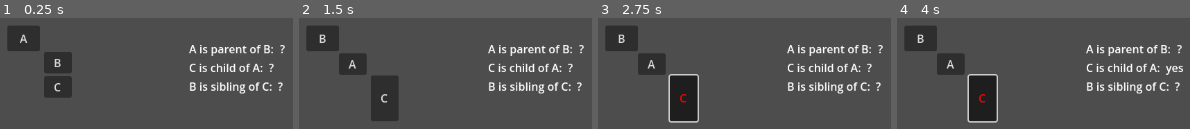
Above: before the commit, frames 1-4 (left to right).
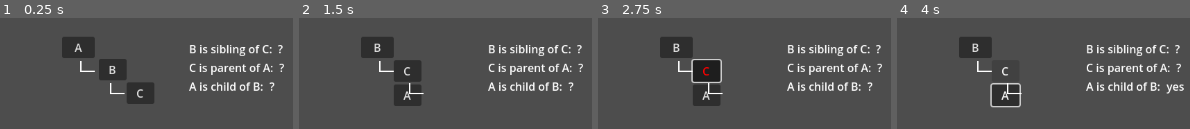
Above: after the commit, the same moments.

Repository: rvbatt/rule-based-godot
Game: Godot game, scene res://test_scenes/hierarchy_and_wildcard/hierarchy_test.tscn
The game is run twice, just before and just after one commit, with the same random seed, the same clock (stepped at 60 frames per second) and the same inputs. The project has no main scene, so this scene is started directly.
Inputs:
- Up to frame 1 (0.25 s): no input
- Up to frame 2 (1.5 s): click "A" at 0.5 s; click "B" at 1.25 s
- Up to frame 3 (2.75 s): click "C" at 2 s
- Up to frame 4 (4 s): tap Enter at 2.75 s; hold Right (ui_right) 2.78-3.53 s; hold T (test_rule_based_system) 2.78-3.53 s; tap Space at 3.5 s; hold Down (ui_down) from 3.53 s (still down); tap T (test_rule_based_system) at 3.6 s

The runs differ from the first frame. In frame 1, 15% of the frame differs, in the area x 2-98%, y 7-78%; in frame 2, 16%; in frame 3, 17%, in the area x 2-98%, y 7-95%; in frame 4, 16%.

Commit message:
Improve Hierarchy test case
Now there is no configuration that satisfies all rules at the same time

Signed-off-by: Rodrigo Volpe Battistin <rv.battistin@usp.br>

Diff:
--- a/test_scenes/hierarchy_and_wildcard/components/button_tree.gd
+++ b/test_scenes/hierarchy_and_wildcard/components/button_tree.gd
@@ -11,6 +11,8 @@
 	match _selected_button:
 		null:
 			_selected_button = a_button
+		a_button:
+			_selected_button = null
 		b_button:
 			if a_button.find_parent("B") == b_button:
 				a_button.reparent(b_button.get_parent())
@@ -33,6 +35,8 @@
 			_deselect_all()
 		null:
 			_selected_button = b_button
+		b_button:
+			_selected_button = null
 		c_button:
 			if b_button.find_parent("C") == c_button:
 				b_button.reparent(c_button.get_parent())
@@ -55,6 +59,8 @@
 			_deselect_all()
 		null:
 			_selected_button = c_button
+		c_button:
+			_selected_button = null
 
 func _deselect_all():
 	print("deselect")
--- a/test_scenes/hierarchy_and_wildcard/hierarchy_test.tscn
+++ b/test_scenes/hierarchy_and_wildcard/hierarchy_test.tscn
@@ -18,16 +18,17 @@
 "text": "yes"
 }
 agent_type = 0
-agent_path = NodePath("../Statements/AParentB/answer")
+agent_path = NodePath("../Statements/BsiblingC/answer")
 
 [sub_resource type="Resource" id="Resource_i6i0l"]
 script = ExtResource("5_ykmlp")
-source_path = NodePath("../Root/A/AChildren")
-relation = "Parent of"
+source_path = NodePath("../Root/A/AChildren/B")
+relation = "Sibling of"
 tester_is_wildcard = false
-tester_path = NodePath("../Root/A/AChildren/B")
+tester_path = NodePath("../Root/A/AChildren/B/BChildren/C")
 
 [sub_resource type="Resource" id="Resource_gnt0p"]
+resource_name = "B sibling C"
 script = ExtResource("6_74hg6")
 condition = SubResource("Resource_i6i0l")
 actions = Array[Resource("res://addons/rule_based_godot/resources/actions/abstract_action.gd")]([SubResource("Resource_2trtu")])
@@ -38,16 +39,17 @@
 "text": "yes"
 }
 agent_type = 0
-agent_path = NodePath("../Statements/CChildA/answer")
+agent_path = NodePath("../Statements/CparentA/answer")
 
 [sub_resource type="Resource" id="Resource_t3r2a"]
 script = ExtResource("5_ykmlp")
-source_path = NodePath("../Root/A/AChildren/C")
-relation = "Child of"
+source_path = NodePath("../Root/A/AChildren/B/BChildren/C/CChildren")
+relation = "Parent of"
 tester_is_wildcard = false
-tester_path = NodePath("../Root/A/AChildren")
+tester_path = NodePath("../Root/A")
 
 [sub_resource type="Resource" id="Resource_jafnd"]
+resource_name = "C parent A"
 script = ExtResource("6_74hg6")
 condition = SubResource("Resource_t3r2a")
 actions = Array[Resource("res://addons/rule_based_godot/resources/actions/abstract_action.gd")]([SubResource("Resource_6nv5k")])
@@ -58,16 +60,17 @@
 "text": "yes"
 }
 agent_type = 0
-agent_path = NodePath("../Statements/BSibliingC/answer")
+agent_path = NodePath("../Statements/AChildB/answer")
 
 [sub_resource type="Resource" id="Resource_s4gdo"]
 script = ExtResource("5_ykmlp")
-source_path = NodePath("../Root/A/AChildren/B")
-relation = "Sibling of"
+source_path = NodePath("../Root/A")
+relation = "Child of"
 tester_is_wildcard = false
-tester_path = NodePath("../Root/A/AChildren/C")
+tester_path = NodePath("../Root/A/AChildren/B/BChildren")
 
 [sub_resource type="Resource" id="Resource_13468"]
+resource_name = "A child B"
 script = ExtResource("6_74hg6")
 condition = SubResource("Resource_s4gdo")
 actions = Array[Resource("res://addons/rule_based_godot/resources/actions/abstract_action.gd")]([SubResource("Resource_6jarg")])
@@ -91,17 +94,17 @@
 rule_list = SubResource("Resource_a8ujj")
 
 [node name="Root" type="VBoxContainer" parent="."]
-offset_left = 273.0
-offset_top = 239.0
-offset_right = 320.0
-offset_bottom = 276.0
+offset_left = 352.0
+offset_top = 255.0
+offset_right = 399.0
+offset_bottom = 287.0
 size_flags_horizontal = 3
 size_flags_vertical = 3
 script = ExtResource("7_80qkv")
 
 [node name="A" type="Button" parent="Root"]
 layout_mode = 2
-size_flags_vertical = 3
+size_flags_vertical = 0
 theme_override_colors/font_pressed_color = Color(1, 0, 0, 1)
 toggle_mode = true
 text = "A"
@@ -123,7 +126,7 @@
 
 [node name="B" type="Button" parent="Root/A/AChildren"]
 layout_mode = 2
-size_flags_vertical = 3
+size_flags_vertical = 0
 theme_override_colors/font_pressed_color = Color(1, 0, 0, 1)
 toggle_mode = true
 text = "B"
@@ -138,20 +141,19 @@
 anchor_bottom = 1.0
 offset_top = 3.0
 offset_right = 40.0
-offset_bottom = 34.0
+offset_bottom = 85.0
 grow_horizontal = 0
 grow_vertical = 0
 
-[node name="C" type="Button" parent="Root/A/AChildren"]
-unique_name_in_owner = true
-layout_mode = 2
-size_flags_vertical = 3
+[node name="C" type="Button" parent="Root/A/AChildren/B/BChildren"]
+layout_mode = 2
+size_flags_vertical = 0
 theme_override_colors/font_pressed_color = Color(1, 0, 0, 1)
 toggle_mode = true
 text = "C"
 script = SubResource("GDScript_eiek8")
 
-[node name="CChildren" type="VBoxContainer" parent="Root/A/AChildren/C"]
+[node name="CChildren" type="VBoxContainer" parent="Root/A/AChildren/B/BChildren/C"]
 layout_mode = 1
 anchors_preset = 3
 anchor_left = 1.0
@@ -160,7 +162,7 @@
 anchor_bottom = 1.0
 offset_top = 3.0
 offset_right = 40.0
-offset_bottom = 38.0
+offset_bottom = 98.0
 grow_horizontal = 0
 grow_vertical = 0
 
@@ -170,39 +172,55 @@
 offset_right = 674.0
 offset_bottom = 347.0
 
-[node name="AParentB" type="HBoxContainer" parent="Statements"]
-layout_mode = 2
-
-[node name="Label" type="Label" parent="Statements/AParentB"]
-layout_mode = 2
-text = "A is parent of B: "
-
-[node name="answer" type="Label" parent="Statements/AParentB"]
+[node name="BsiblingC" type="HBoxContainer" parent="Statements"]
+layout_mode = 2
+
+[node name="Label" type="Label" parent="Statements/BsiblingC"]
+layout_mode = 2
+text = "B is sibling of C: "
+
+[node name="answer" type="Label" parent="Statements/BsiblingC"]
 layout_mode = 2
 text = "?"
 
-[node name="CChildA" type="HBoxContainer" parent="Statements"]
-layout_mode = 2
-
-[node name="Label" type="Label" parent="Statements/CChildA"]
-layout_mode = 2
-text = "C is child of A: "
-
-[node name="answer" type="Label" parent="Statements/CChildA"]
+[node name="CparentA" type="HBoxContainer" parent="Statements"]
+layout_mode = 2
+
+[node name="Label" type="Label" parent="Statements/CparentA"]
+layout_mode = 2
+text = "C is parent of A: "
+
+[node name="answer" type="Label" parent="Statements/CparentA"]
 layout_mode = 2
 text = "?"
 
-[node name="BSibliingC" type="HBoxContainer" parent="Statements"]
-layout_mode = 2
-
-[node name="Label" type="Label" parent="Statements/BSibliingC"]
-layout_mode = 2
-text = "B is sibling of C: "
-
-[node name="answer" type="Label" parent="Statements/BSibliingC"]
+[node name="AChildB" type="HBoxContainer" parent="Statements"]
+layout_mode = 2
+
+[node name="Label" type="Label" parent="Statements/AChildB"]
+layout_mode = 2
+text = "A is child of B: "
+
+[node name="answer" type="Label" parent="Statements/AChildB"]
 layout_mode = 2
 text = "?"
+
+[node name="LineDefault" type="Line2D" parent="."]
+position = Vector2(379, 290)
+points = PackedVector2Array(0, 0, 0, 15, 20, 15)
+width = 2.0
+
+[node name="LineDepth2" type="Line2D" parent="."]
+position = Vector2(422, 322)
+points = PackedVector2Array(0, 0, 0, 15, 20, 15)
+width = 2.0
+
+[node name="LineDepth1" type="Line2D" parent="."]
+visible = false
+position = Vector2(377, 290)
+points = PackedVector2Array(0, 0, 0, 50, 20, 50)
+width = 2.0
 
 [connection signal="pressed" from="Root/A" to="Root" method="_on_a_pressed"]
 [connection signal="pressed" from="Root/A/AChildren/B" to="Root" method="_on_b_pressed"]
-[connection signal="pressed" from="Root/A/AChildren/C" to="Root" method="_on_c_pressed"]
+[connection signal="pressed" from="Root/A/AChildren/B/BChildren/C" to="Root" method="_on_c_pressed"]
